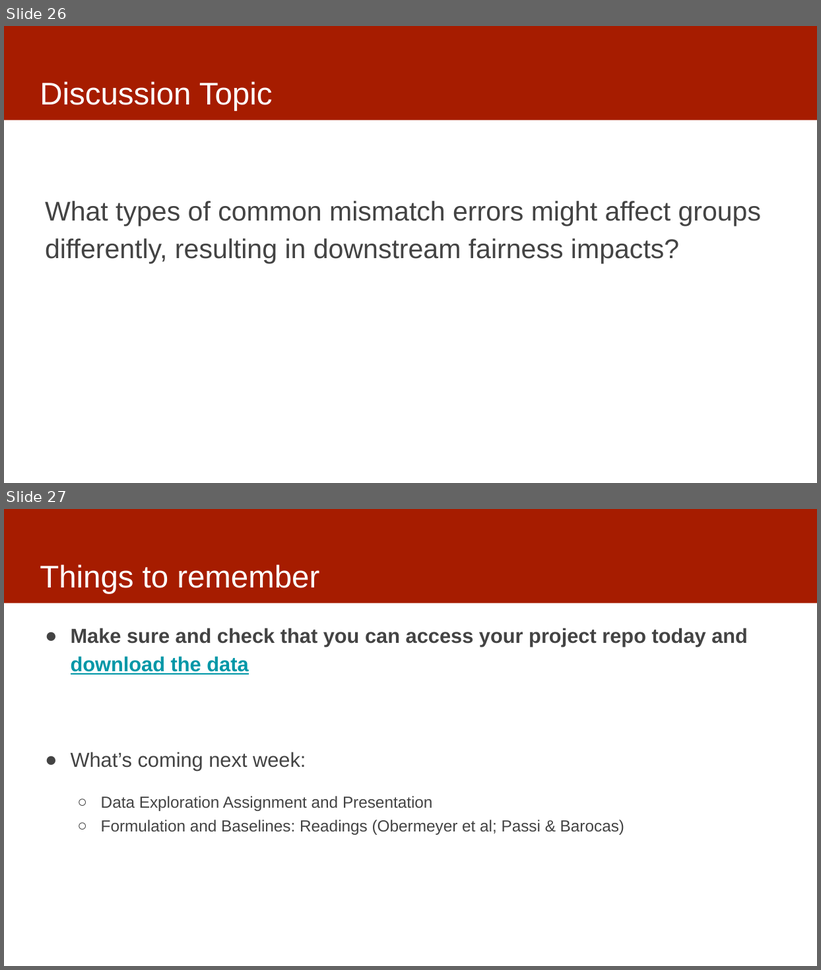
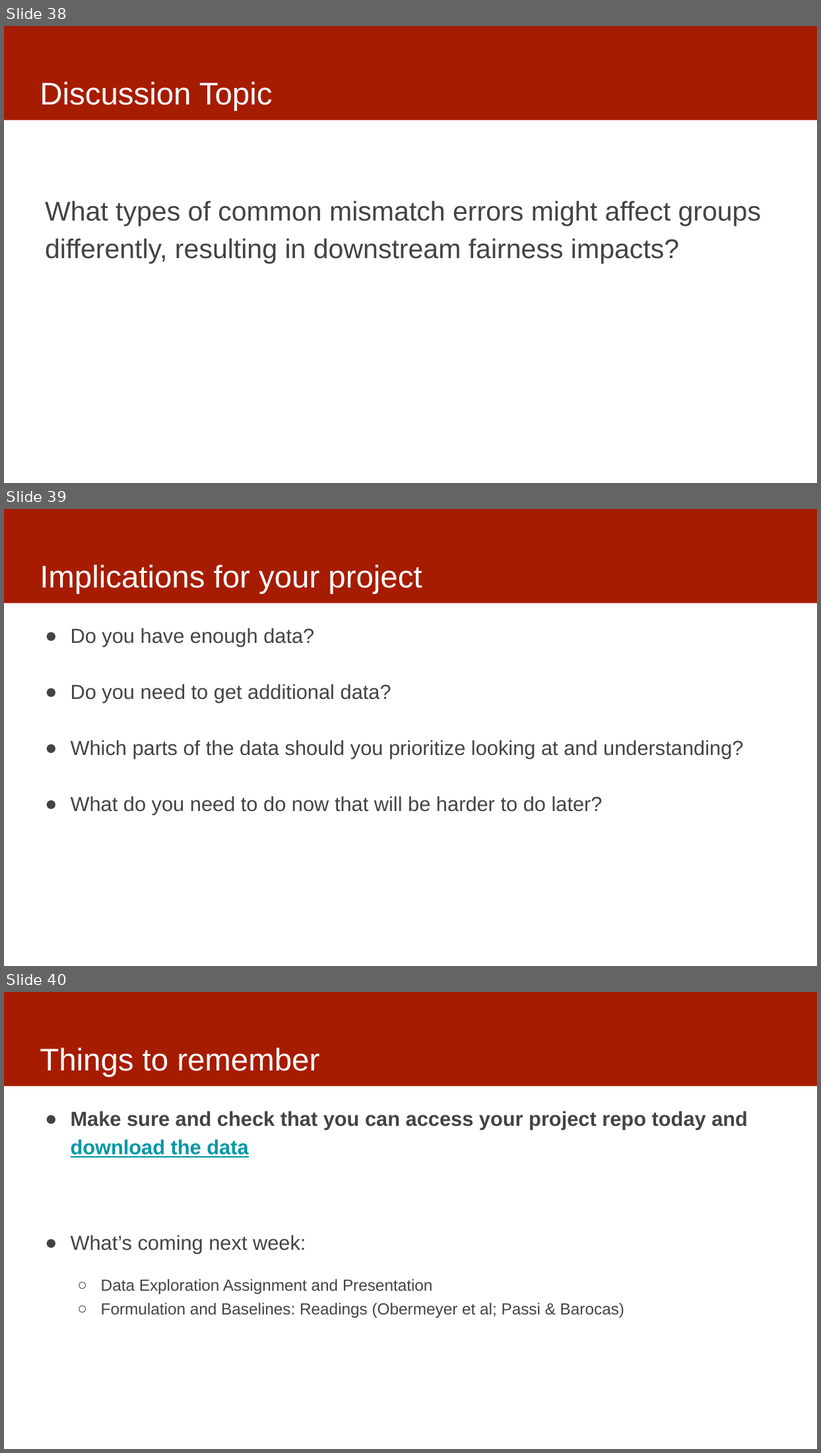
Before and after one commit to dssg/MLinPractice, a slide deck: Lectures/Lecture3-Data.pptx. Shown one above the other, each under a label of ours: slides 26 and 27 before the commit, slides 38, 39 and 40 after it. The pictures are 821x970 and 821x1453 pixels, drawn with LibreOffice and Linux fonts; fonts in the diff are those of the drawing. Boxes give left, top, right and bottom in pixels: in the first picture for what was removed or moved away, otherwise in the second. Text is boxed around its words. In the diff, an @@ line names an element or a change of style, - is before the commit and + after.

```diff
--- a/Lectures/Lecture3-Data.pptx
+++ b/Lectures/Lecture3-Data.pptx
@@ slide 39 added at box(4, 509, 817, 966), background #FFFFFF; not listed: 1 template element that a slide beside it also shows @@
@@ title added at box(40, 564, 422, 594), 37 pt, text #FFFFFF @@
+Implications for your project
@@ text added at box(71, 628, 743, 815), 24 pt, text #434343 @@
+● Do you have enough data?
+● Do you need to get additional data?
+● Which parts of the data should you prioritize looking at and understanding?
+● What do you need to do now that will be harder to do later?
@@ what was slide 26 is now slide 38 @@
@@ what was slide 27 is now slide 40 @@
```
Also in this commit, not shown: 2 slides changed, 12 other slides added.
